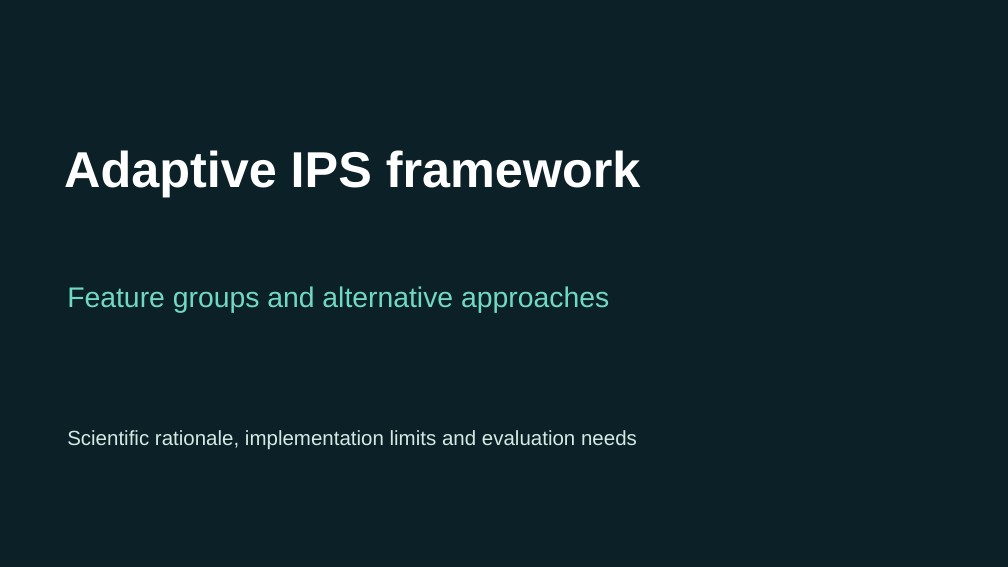
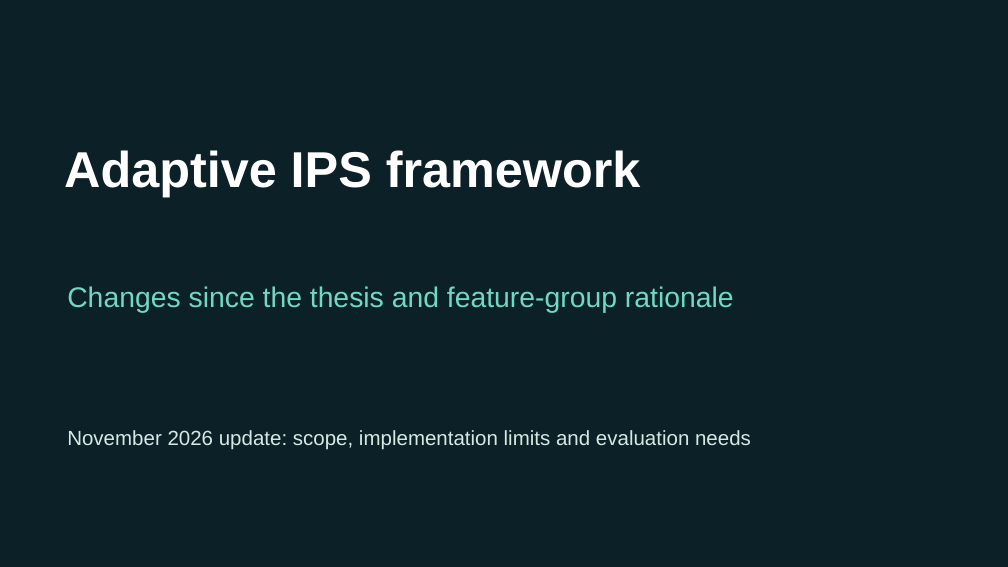
Before and after one commit to D3ath7274/GP, a slide deck: slide 1 of docs-site/assets/adaptive-ips-feature-group-comparisons.pptx. Drawn at 1008x567 pixels with LibreOffice and Linux fonts; fonts in the diff are those of the drawing. Boxes give left, top, right and bottom in pixels: in the first picture for what was removed or moved away, otherwise in the second. Text is boxed around its words. In the diff, an @@ line names an element or a change of style, - is before the commit and + after.

```diff
--- a/docs-site/assets/adaptive-ips-feature-group-comparisons.pptx
+++ b/docs-site/assets/adaptive-ips-feature-group-comparisons.pptx
@@ text at [67,286,734,313]: text changed @@
-Feature groups and alternative approaches
+Changes since the thesis and feature-group rationale
@@ text at [67,430,751,450]: text changed @@
-Scientific rationale, implementation limits and evaluation needs
+November 2026 update: scope, implementation limits and evaluation needs
```
Also in this commit, not shown: 33 other slides changed, 8 slides added, 6 other files.
